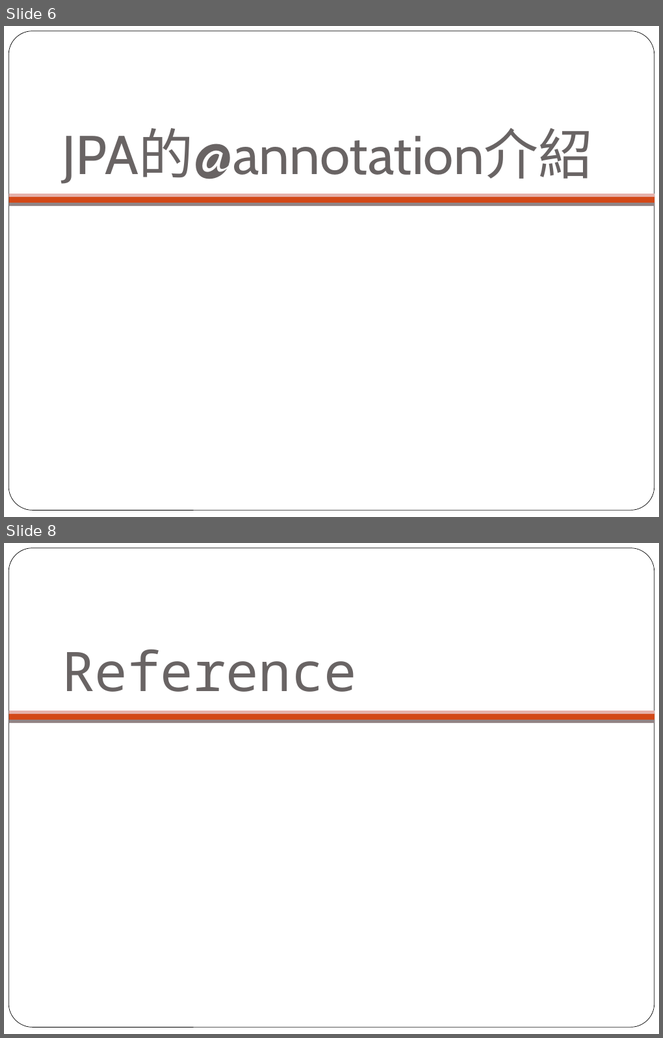
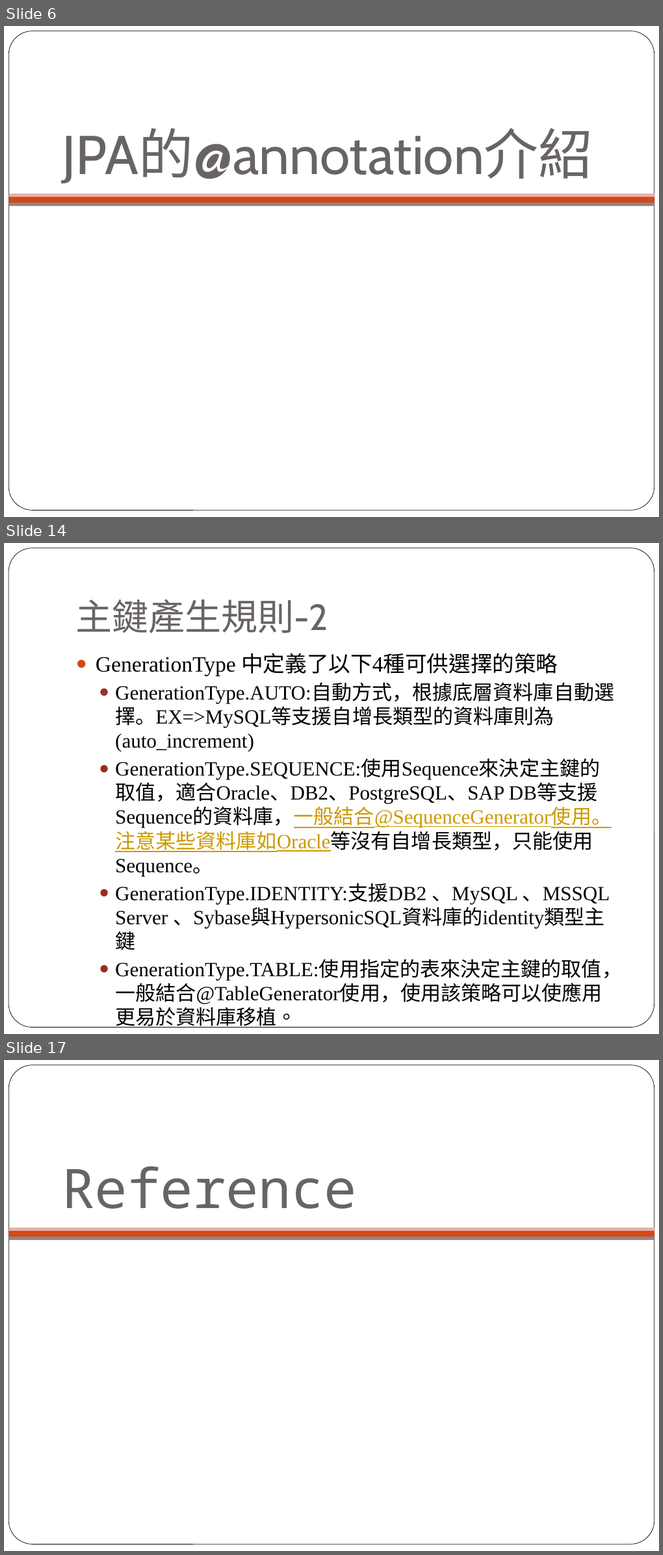
Before and after one commit to lontn/spring-jpa, a slide deck: doc/Spring JPA配置.pptx. Shown one above the other, each under a label of ours: slides 6 and 8 before the commit, slides 6, 14 and 17 after it; the slides between them are not shown. The pictures are 663x1038 and 663x1555 pixels, drawn with LibreOffice and Linux fonts; fonts in the diff are those of the drawing; background and template pictures are left out. Boxes give left, top, right and bottom in pixels: in the first picture for what was removed or moved away, otherwise in the second. Text is boxed around its words. In the diff, an @@ line names an element or a change of style, - is before the commit and + after.

Commit message:
# 增加投影片的內容與環境設定的改變

```diff
--- a/doc/Spring JPA配置.pptx
+++ b/doc/Spring JPA配置.pptx
@@ slide 14 added at (4, 543, 659, 1034), background #FFFFFF; not listed: 1 template element that a slide beside it also shows @@
@@ title added at (76, 599, 328, 633), 40 pt, text #696464 @@
+主鍵產生規則-2
@@ text added at (96, 653, 622, 1028), 22.2 pt, text #000000 @@
+● GenerationType 中定義了以下4種可供選擇的策略
+  ● GenerationType.AUTO:自動方式，根據底層資料庫自動選擇。EX=>MySQL等支援自增長類型的資料庫則為(auto_increment)
+  ● GenerationType.SEQUENCE:使用Sequence來決定主鍵的取值，適合Oracle、DB2、PostgreSQL、SAP DB等支援Sequence的資料庫，一般結合@SequenceGenerator使用。注意某些資料庫如Oracle等沒有自增長類型，只能使用Sequence。
+  ● GenerationType.IDENTITY:支援DB2 、MySQL 、MSSQL Server 、Sybase與HypersonicSQL資料庫的identity類型主鍵
+  ● GenerationType.TABLE:使用指定的表來決定主鍵的取值，一般結合@TableGenerator使用，使用該策略可以使應用更易於資料庫移植。
@@ what was slide 8 is now slide 17 @@
```
Also in this commit, not shown: 1 slide changed, 8 other slides added, 2 other files.
